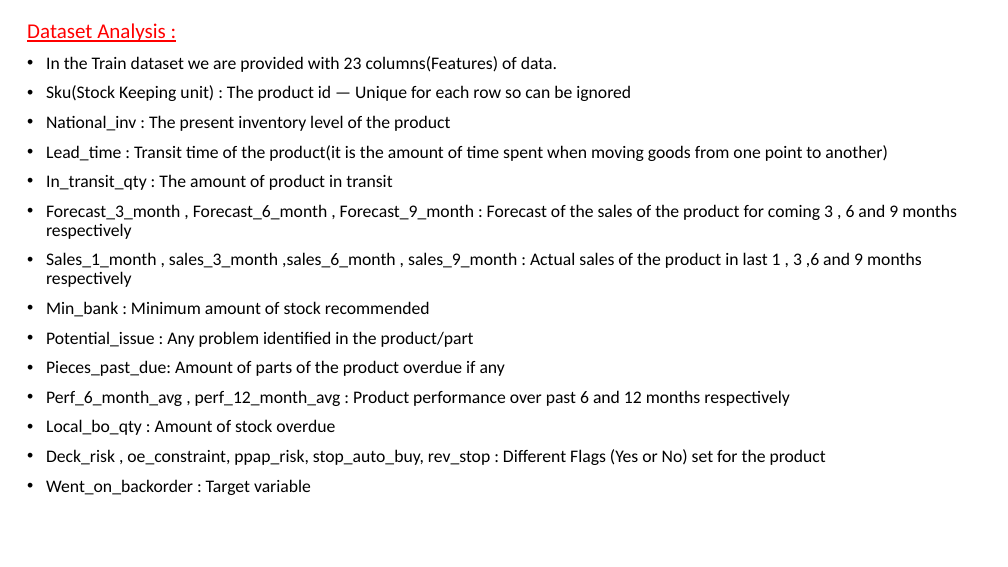
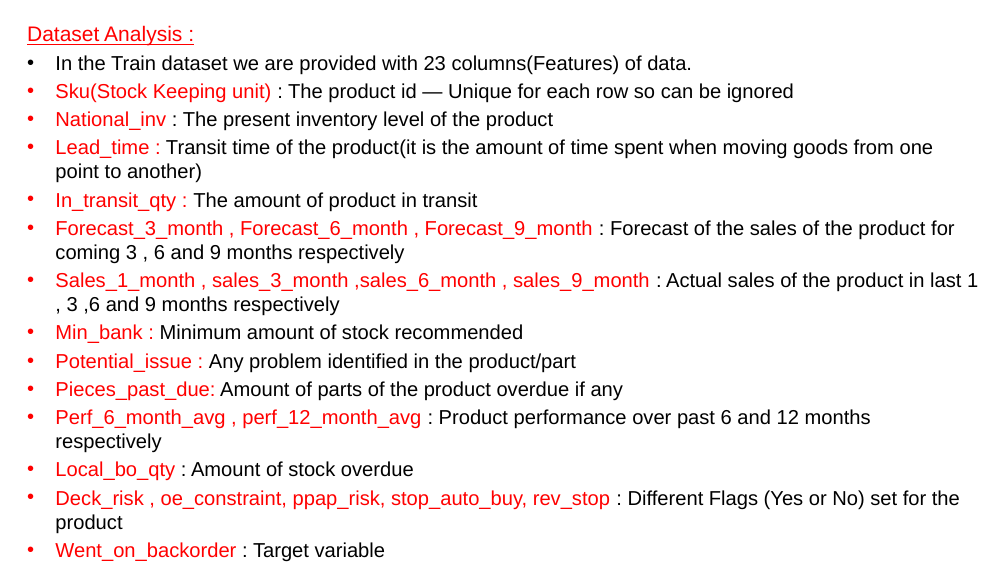
Before and after one commit to Souvik-karmakar/Inventory-Management-Project, a slide deck: slide 4 of INVENTORY MANAGEMENTppt.pptx (slide 3 before the commit). Drawn at 1008x567 pixels with LibreOffice and Linux fonts; fonts in the diff are those of the drawing; background and template pictures are left out. Boxes give left, top, right and bottom in pixels: in the first picture for what was removed or moved away, otherwise in the second. Text is boxed around its words. In the diff, an @@ line names an element or a change of style, - is before the commit and + after.

```diff
--- a/INVENTORY MANAGEMENTppt.pptx
+++ b/INVENTORY MANAGEMENTppt.pptx
@@ text "Dataset Analysis :" at (27, 25, 978, 561): font Calibri to Arial, size 16.8 to 19.2 pt; text colour #000000 to #FF0000 in "Sku(Stock Keeping unit)", "National_inv", "Lead_time :", "In_transit_qty :" and 9 more places; line spacing 0.9 to 1; less space between paragraphs; indent changed @@
```
Also in this commit, not shown: 4 other slides changed, 10 slides added.
